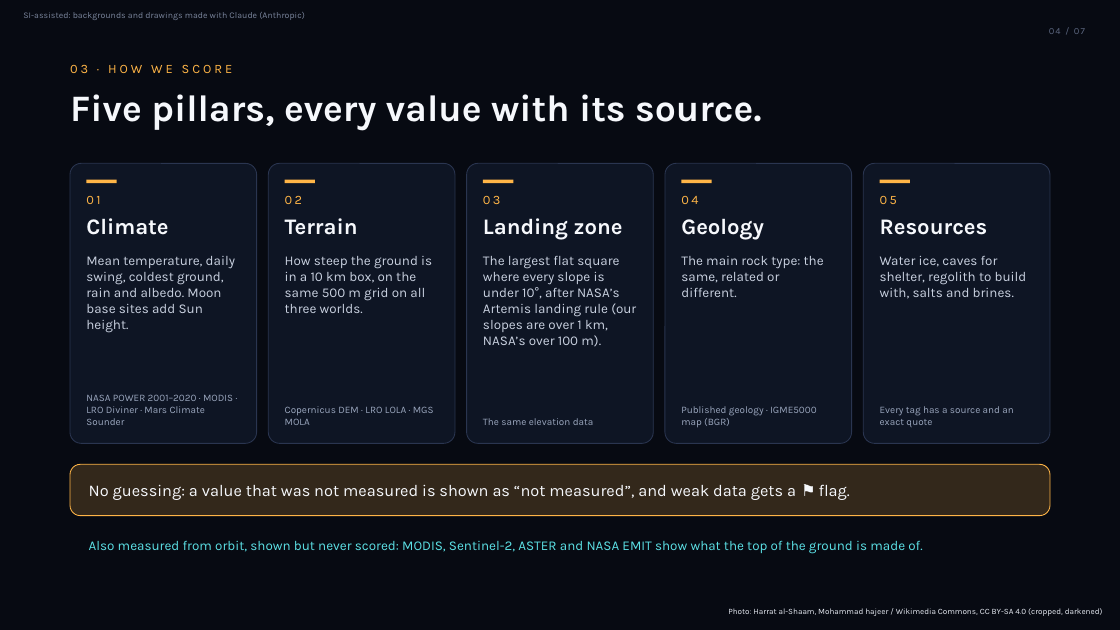
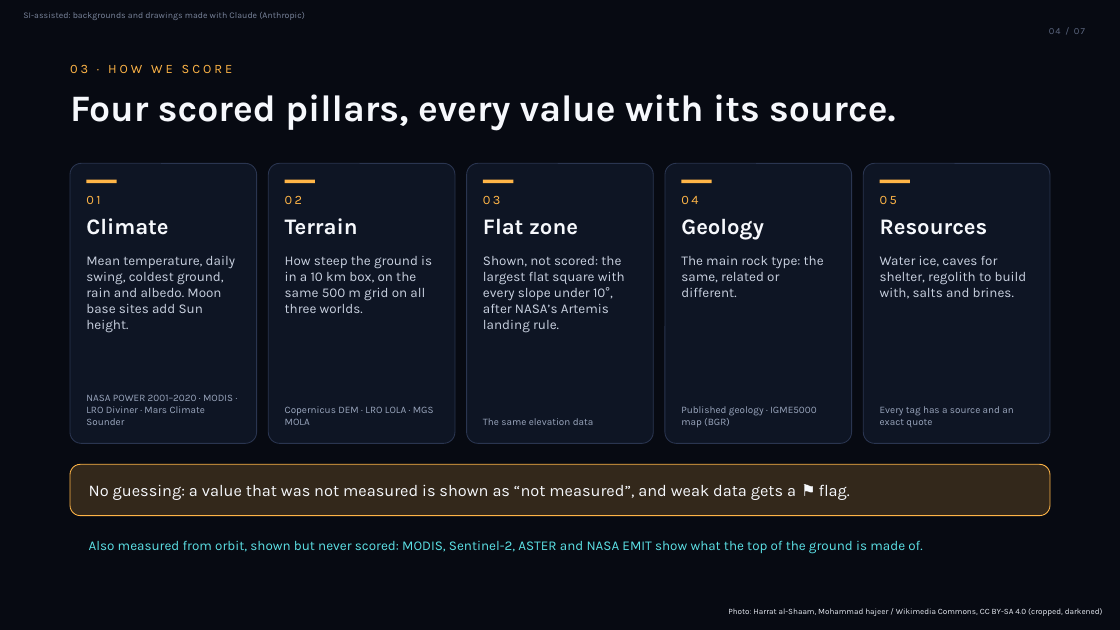
Before and after one commit to itsak7m/analog-atlas, a slide deck: slide 4 of pitch/AnalogAtlas_CosmicCats.pptx. Drawn at 1120x630 pixels with LibreOffice and Linux fonts; fonts in the diff are those of the drawing; background and template pictures are left out. Boxes give left, top, right and bottom in pixels: in the first picture for what was removed or moved away, otherwise in the second. Text is boxed around its words. In the diff, an @@ line names an element or a change of style, - is before the commit and + after.

```diff
--- a/pitch/AnalogAtlas_CosmicCats.pptx
+++ b/pitch/AnalogAtlas_CosmicCats.pptx
@@ text at (70,94,895,131): text changed @@
-Five pillars, every value with its source.
+Four scored pillars, every value with its source.
@@ text at (483,218,578,235): text changed @@
-Landing zone
+Flat zone
@@ text at (483,256,625,333): text changed @@
-The largest flat square where every slope is under 10°, after NASA’s Artemis landing rule (our slopes are over 1 km, NASA’s over 100 m).
+Shown, not scored: the largest flat square with every slope under 10°, after NASA’s Artemis landing rule.
```
Also in this commit, not shown: 2 other slides changed, 4 other files.
